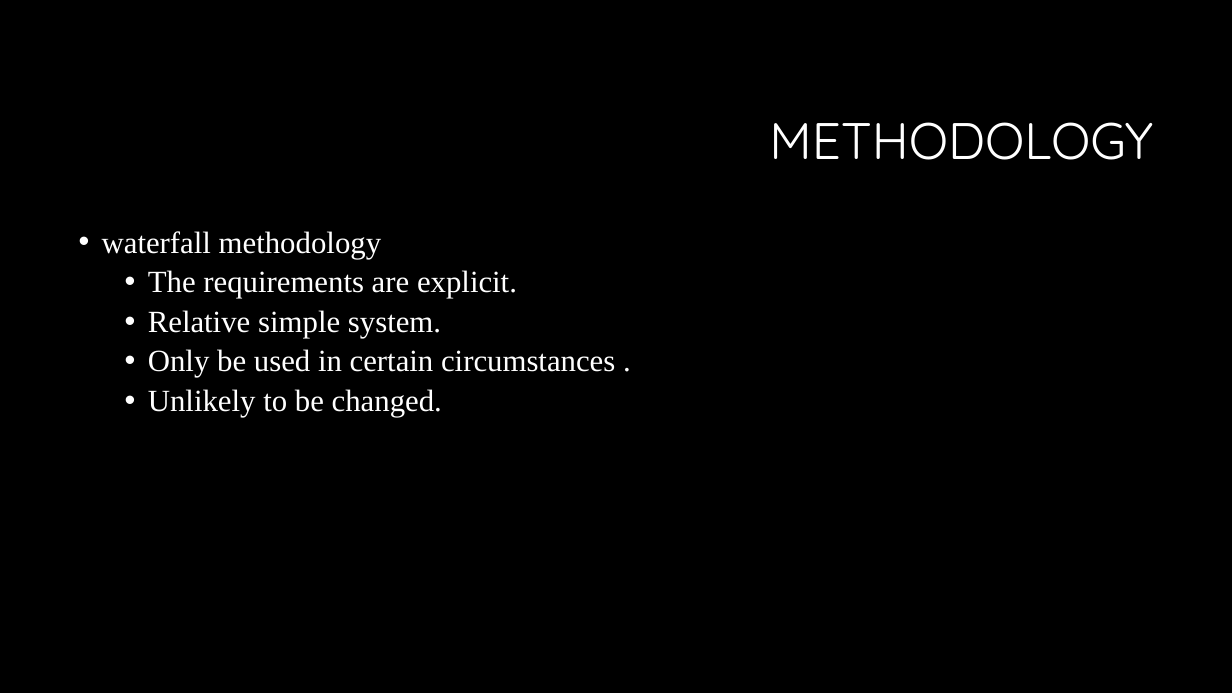
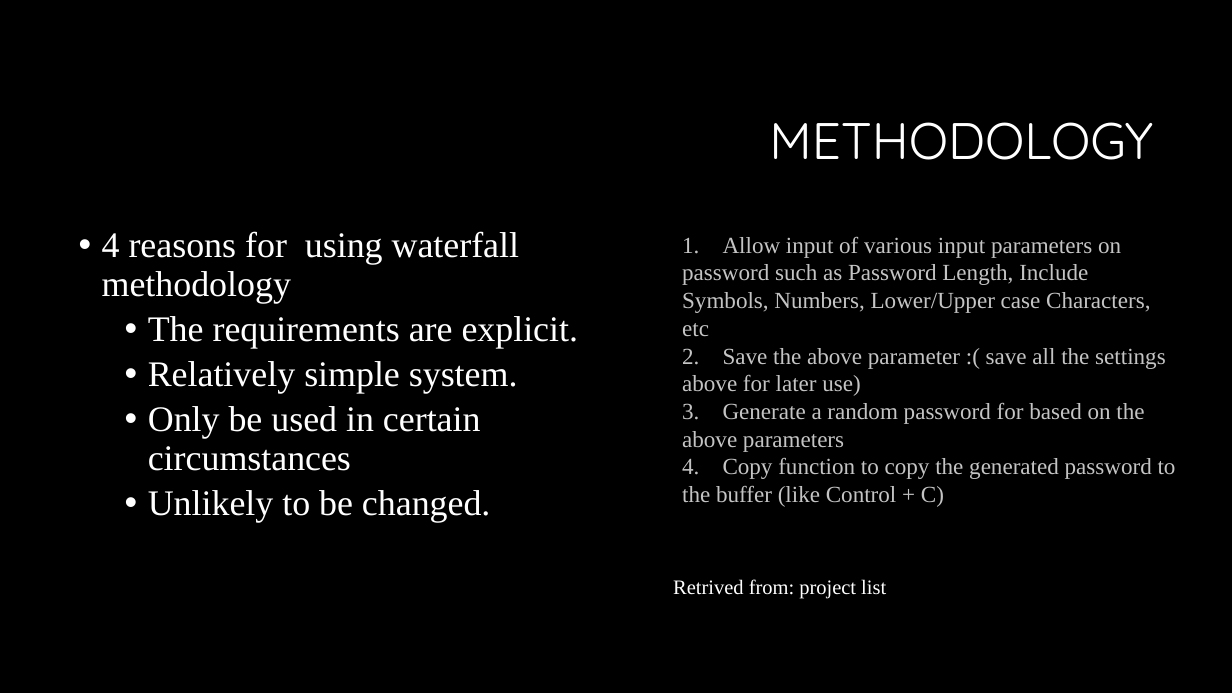
Before and after one commit to Steven-lei/Password-Generator, a slide deck: slide 9 of document/Presentation Password Generator.pptx. Drawn at 1232x693 pixels with LibreOffice and Linux fonts; fonts in the diff are those of the drawing; background and template pictures are left out. Boxes give left, top, right and bottom in pixels: in the first picture for what was removed or moved away, otherwise in the second. Text is boxed around its words. In the diff, an @@ line names an element or a change of style, - is before the commit and + after.

```diff
--- a/document/Presentation Password Generator.pptx
+++ b/document/Presentation Password Generator.pptx
@@ text at [102,231,519,303]: text changed; size 24 to 28 pt @@
-• waterfall methodology
+• 4 reasons for using waterfall methodology
@@ text added at [682,236,1176,507], 18 pt, text #C4C4C4 @@
+1. Allow input of various input parameters on password such as Password Length, Include Symbols, Numbers, Lower/Upper case Characters, etc
+2. Save the above parameter :( save all the settings above for later use)
+3. Generate a random password for based on the above parameters
+4. Copy function to copy the generated password to the buffer (like Control + C)
@@ text at [148,316,579,523]: size 24 to 28 pt in "The requirements are explicit.", "Unlikely to be changed." @@
@@ text at [148,361,518,471]: text changed; size 24 to 28 pt @@
-  • Relative simple system.
-  • Only be used in certain circumstances .
+  • Relatively simple system.
+  • Only be used in certain circumstances
@@ text added at [673,579,886,599], 16 pt, text #FFFFFF @@
+Retrived from: project list
```
Also in this commit, not shown: 1 other file.
